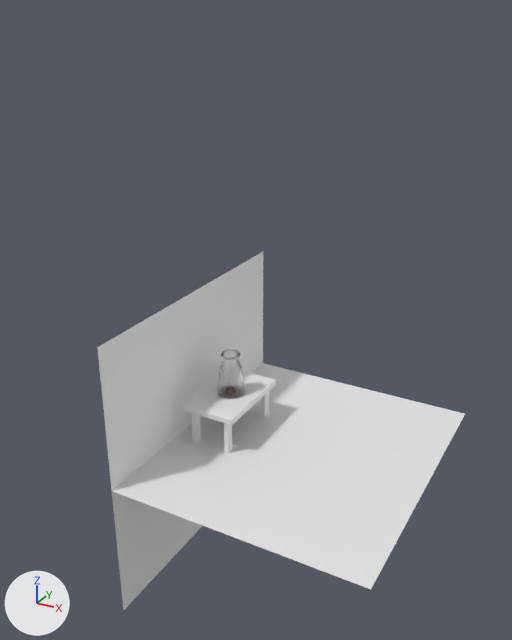
Two versions of the Blender file pan2.blend, one commit apart.
Both versions are drawn from a camera (50 mm lens) standing at (23.0, -38.1, 28.0) and looking at (2.6, -1.1, 9.5). The lights are fixed; the arrows at lower left show +X, +Y and +Z.
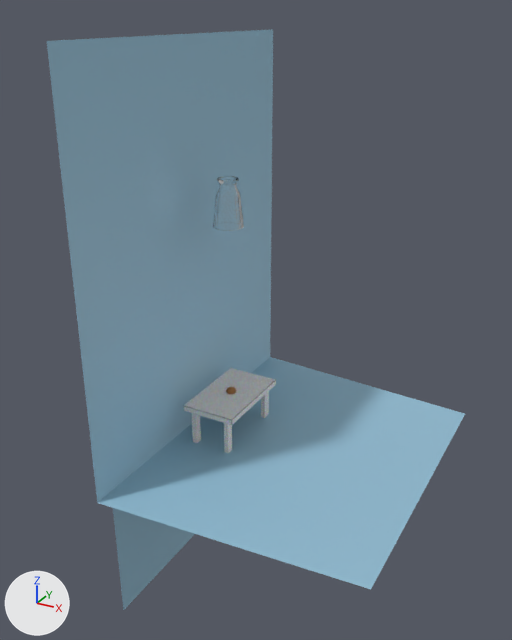
Where the change shows, as pixel boxes [x1, y1, x2, y2] in the pictures (512 x 640 px):
'Pared', added (blue): after [47, 29, 465, 610]
'Plane', deleted: before [97, 252, 465, 610]
'Vaso', added: after [213, 176, 244, 231]
'Cylinder', deleted: before [217, 350, 245, 399]

What changed in the scene script:
```text
Add mat_pared:
    mat_pared = principled_material('Pared')
    mat_pared.base_color = (0.295, 0.513, 0.655)  # blue #94bed4
Add me_cylinder_1:
    me_cylinder_1.from_pydata(...)  # 384 vertices, 354 faces; spans x -1.0..1.0, y -1.0..1.0, z -1.47..1.66
    me_cylinder_1.materials.append(mat_jaula)  # white #ffffff
Add me_plane_1:
    me_plane_1.from_pydata([(-8.1, -11.5, 26.6), (-8.1, -10.1, -10.1), (-8.1, 11.5, 26.6), (-8.1, 10.1, -10.1), (-8.1, -11.5, 0.0), (-8.1, 11.5, 0.0), (-8.1, -10.2, -1.3), (-8.1, 10.2, -1.3), (9.2, -10.1, 0.0), (9.2, 10.1, 0.0)], [], [(6, 1, 3, 7), (0, 4, 5, 2), (4, 6, 7, 5), (4, 5, 9, 8)])
    me_plane_1.materials.append(mat_pared)  # blue #94bed4
Remove ob_plane:
    ob_plane = bpy.data.objects.new('Plane', me_plane)
    ob_plane.location = (5.24, 0.0, 0.0)
Remove ob_cylinder:
    ob_cylinder = bpy.data.objects.new('Cylinder', me_cylinder)
    ob_cylinder.location = (0.0, 0.0, 5.47)
Add ob_vaso:
    ob_vaso = bpy.data.objects.new('Vaso', me_cylinder_1)
    ob_vaso.location = (0.0, 0.0, 16.61)
Add ob_pared:
    ob_pared = bpy.data.objects.new('Pared', me_plane_1)
    ob_pared.location = (5.24, 0.0, 0.0)
```
